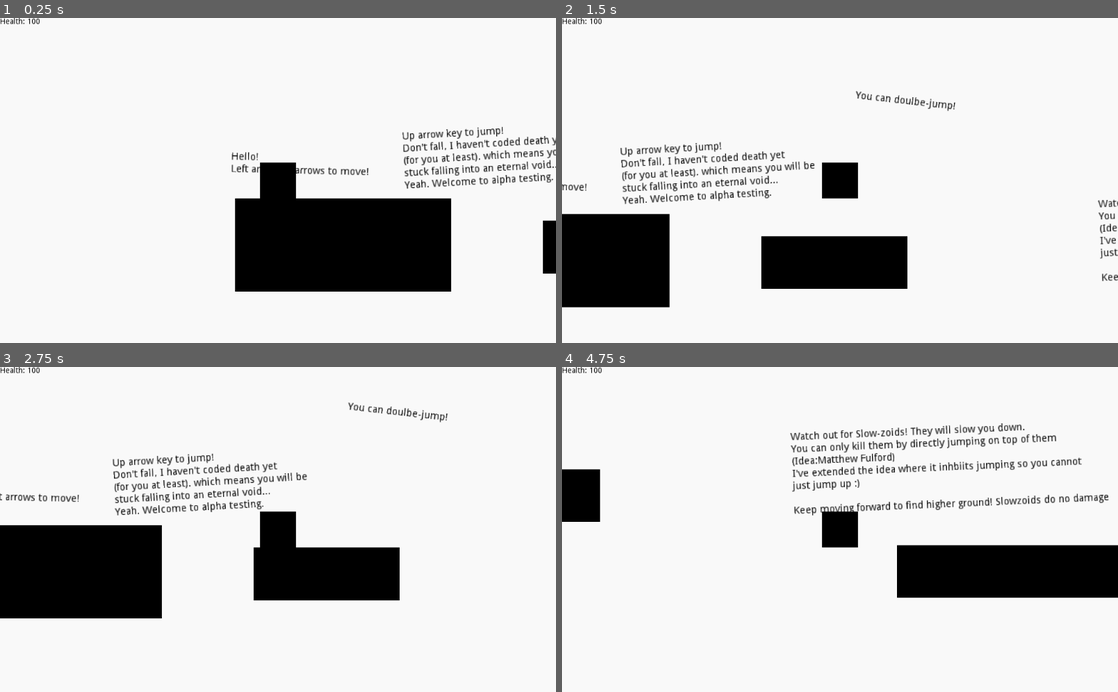
Above: before the commit, frames 1-4 (two rows, left to right).
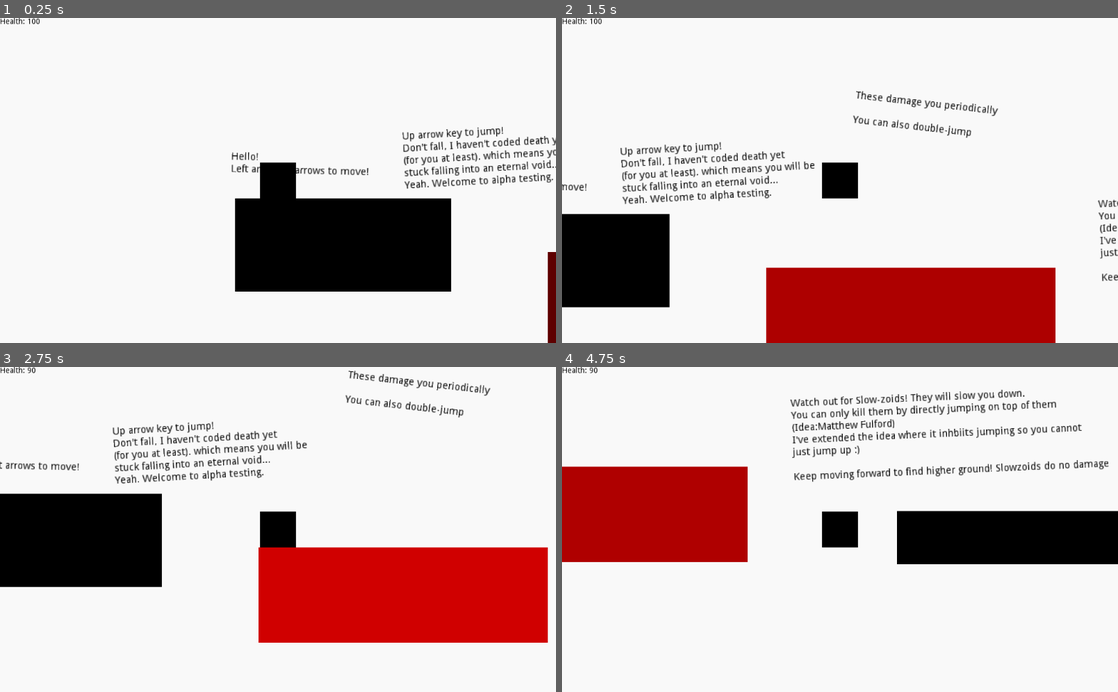
Above: after the commit, the same moments.

Repository: RavenJFelix/Square
Game: Godot game, scene res://levelz/level_0/level_0.tscn
The game is run twice, just before and just after one commit, with the same random seed, the same clock (stepped at 60 frames per second) and the same inputs.
Inputs:
- Up to frame 1 (0.25 s): no input
- Up to frame 2 (1.5 s): hold Right (ui_right) from 0.53 s (still down); tap Up (ui_up) at 0.77 s
- Up to frame 3 (2.75 s): tap Up (ui_up) at 1.52 s; release Right (ui_right) at 2.03 s; hold Left (ui_left) from 2.03 s (still down)
- Up to frame 4 (4.75 s): release Left (ui_left) at 2.78 s; hold Right (ui_right) 2.78-4.28 s; tap Up (ui_up) at 3.02, 3.77, 4.52 s; hold Left (ui_left) from 4.28 s (still down)

The runs differ from the first frame. In frame 1, 0.7% of the frame differs, in the area x 97-100%, y 62-100%; in frame 2, 15%; in frame 3, 25%, in the area x 0-99%, y 0-85%; in frame 4, 24%.

Commit message:
Add hurt-block

Diff:
--- a/levelz/level_0/level_0.tscn
+++ b/levelz/level_0/level_0.tscn
@@ -1,19 +1,16 @@
-[gd_scene load_steps=5 format=2]
+[gd_scene load_steps=6 format=2]
 
 [ext_resource path="res://map/basicPlatform.tscn" type="PackedScene" id=1]
 [ext_resource path="res://entity/pc/player/player.tscn" type="PackedScene" id=2]
 [ext_resource path="res://entity/npc/enemies/slowzoid/slowzoid.tscn" type="PackedScene" id=3]
 [ext_resource path="res://map/motion/ladder/ladder.tscn" type="PackedScene" id=4]
+[ext_resource path="res://map/hazard/hurt-block/hurt-block.tscn" type="PackedScene" id=5]
 
 [node name="Node2D" type="Node2D"]
 
 [node name="StaticBody2D" parent="." instance=ExtResource( 1 )]
 position = Vector2( 154.179, 129.228 )
 scale = Vector2( 14.9383, 6.44737 )
-
-[node name="StaticBody2D2" parent="." instance=ExtResource( 1 )]
-position = Vector2( 531.565, 132.036 )
-scale = Vector2( 10.0933, 3.64487 )
 
 [node name="StaticBody2D3" parent="." instance=ExtResource( 1 )]
 position = Vector2( 2134.97, 236.927 )
@@ -123,7 +120,9 @@
 margin_bottom = -24.3226
 rect_rotation = 6.40926
 custom_colors/font_color = Color( 0, 0, 0, 1 )
-text = "You can doulbe-jump!"
+text = "These damage you periodically
+
+You can also double-jump"
 
 [node name="slowzoidMan" parent="." instance=ExtResource( 3 )]
 position = Vector2( 1542.34, 59.588 )
@@ -154,6 +153,10 @@
 [node name="Polygon2D" parent="slowzoidMan2/slowzoidItself" index="0"]
 color = Color( 0, 0, 0, 0.556863 )
 
+[node name="HurtPlatform" parent="." instance=ExtResource( 5 )]
+position = Vector2( 637.179, 204.808 )
+scale = Vector2( 19.9962, 6.60786 )
+
 [editable path="slowzoidMan"]
 
 [editable path="slowzoidMan2"]
